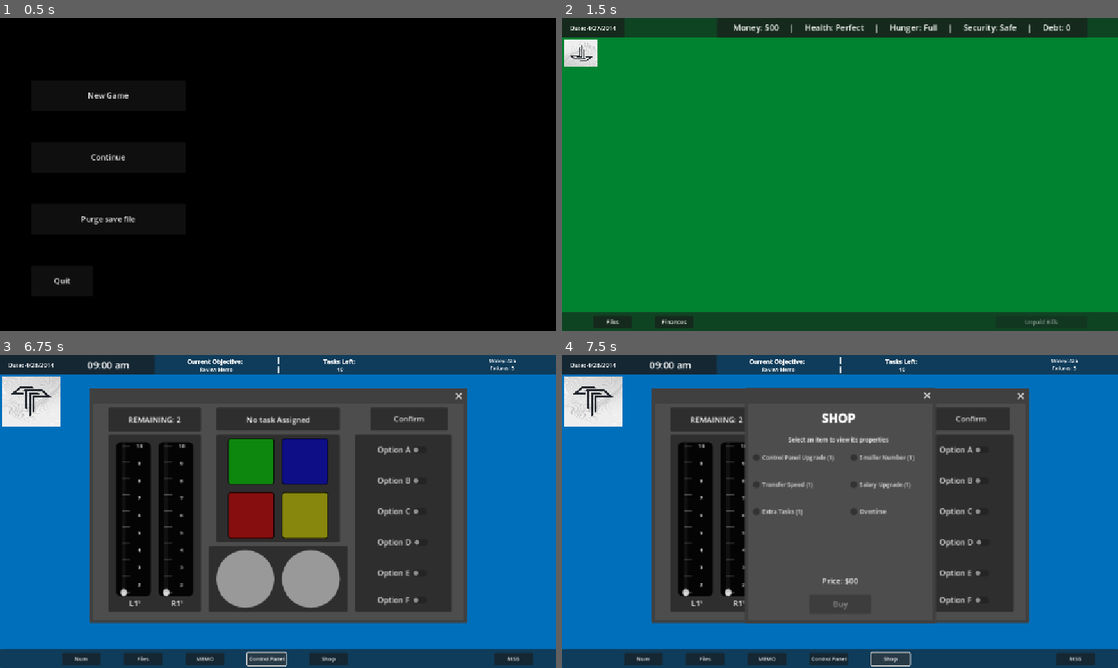
Above: before the commit, frames 1-4 (two rows, left to right).
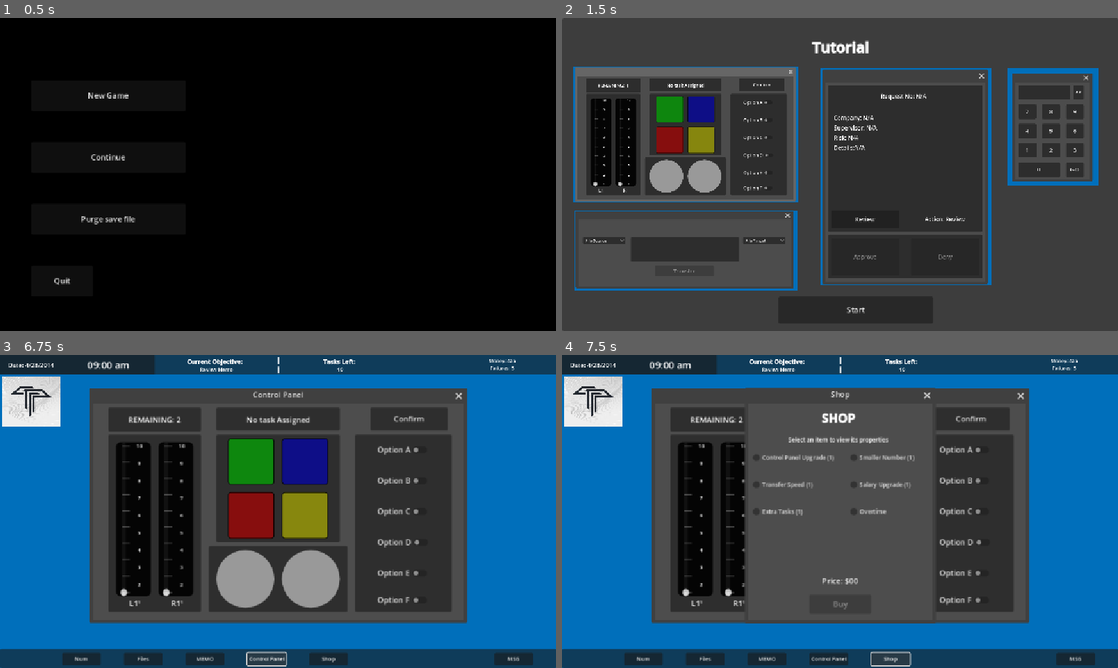
Above: after the commit, the same moments.

Repository: andrewpressman/Operation-OS
Game: Godot game, scene res://Menu/MainMenu.tscn
The game is run twice, just before and just after one commit, with the same random seed, the same clock (stepped at 60 frames per second) and the same inputs.
Inputs (mouse positions are in pixels of both pictures, inside the frame that each line leads up to):
- Up to frame 1 (0.5 s): no input
- Up to frame 2 (1.5 s): click "New Game" at 0.5 s; click "Accept" at 1.25 s
- Up to frame 3 (6.75 s): click (294, 646) at 2 s, where only the run after the commit has a clickable "Start"; click "Files" at 2.75 s; click "Finances" at 3.5 s; click "Rent: $100" at 4.25 s; click "Pay bills" at 5 s; click "Go to work" at 5.75 s; click "Control Panel" at 6.5 s
- Up to frame 4 (7.5 s): click "Shop" at 7.25 s

Frame 1 is identical in both runs. In frame 2, 100% of the frame differs, in the area x 0-100%, y 0-100%; in frame 3, less than 0.1%; in frame 4, less than 0.1%.

Commit message:
added Tutorial screen framework, labeled task windows

Diff:
--- a/Menu/NewGameIntro.gd
+++ b/Menu/NewGameIntro.gd
@@ -1,4 +1,12 @@
 extends Node2D
+
+func _ready() -> void:
+	$Intro.visible = true
+	$Tutorial.visible = false
 
 func Start():
 	get_tree().change_scene_to_file("res://Home/HomeDesktop.tscn")
+
+func Next():
+	$Intro.visible = false
+	$Tutorial.visible = true
--- a/Menu/NewGameStart.tscn
+++ b/Menu/NewGameStart.tscn
@@ -1,6 +1,10 @@
-[gd_scene load_steps=2 format=3 uid="uid://5uvsr8qib7ne"]
+[gd_scene load_steps=6 format=3 uid="uid://5uvsr8qib7ne"]
 
 [ext_resource type="Script" uid="uid://c4un8ujvgp6gy" path="res://Menu/NewGameIntro.gd" id="1_kujss"]
+[ext_resource type="Texture2D" uid="uid://bx4mpyssxcoj0" path="res://Assets/TutorialImages/ControlPanelImage.png" id="2_psjo8"]
+[ext_resource type="Texture2D" uid="uid://cuiopx0v12t32" path="res://Assets/TutorialImages/FileTransferImage.png" id="3_03yv1"]
+[ext_resource type="Texture2D" uid="uid://8n46ifm0wllw" path="res://Assets/TutorialImages/MemoImage.png" id="4_a7u7x"]
+[ext_resource type="Texture2D" uid="uid://cn8elqrfxqn06" path="res://Assets/TutorialImages/NumpadImage.png" id="5_mv7m5"]
 
 [node name="Node2D" type="Node2D"]
 script = ExtResource("1_kujss")
@@ -9,10 +13,22 @@
 [node name="ColorRect" type="ColorRect" parent="."]
 offset_right = 1152.0
 offset_bottom = 648.0
-color = Color(0.154876, 0.154876, 0.154876, 1)
+color = Color(0.446777, 0.446777, 0.446777, 1)
 metadata/_edit_lock_ = true
 
-[node name="RichTextLabel" type="RichTextLabel" parent="."]
+[node name="Intro" type="Panel" parent="."]
+visible = false
+offset_right = 1152.0
+offset_bottom = 648.0
+
+[node name="Button2" type="Button" parent="Intro"]
+offset_left = 448.0
+offset_top = 576.0
+offset_right = 768.0
+offset_bottom = 632.0
+text = "Accept"
+
+[node name="RichTextLabel" type="RichTextLabel" parent="Intro"]
 offset_right = 1152.0
 offset_bottom = 136.0
 theme_override_font_sizes/bold_font_size = 65
@@ -21,7 +37,7 @@
 horizontal_alignment = 1
 vertical_alignment = 1
 
-[node name="RichTextLabel2" type="RichTextLabel" parent="."]
+[node name="RichTextLabel2" type="RichTextLabel" parent="Intro"]
 offset_left = 64.0
 offset_top = 128.0
 offset_right = 1088.0
@@ -42,11 +58,48 @@
 
 Accept below to begin your journey."
 
-[node name="Button" type="Button" parent="."]
+[node name="Tutorial" type="Panel" parent="."]
+offset_right = 1152.0
+offset_bottom = 648.0
+
+[node name="Button" type="Button" parent="Tutorial"]
 offset_left = 448.0
 offset_top = 576.0
 offset_right = 768.0
 offset_bottom = 632.0
-text = "Accept"
+text = "Start"
 
-[connection signal="pressed" from="Button" to="." method="Start"]
+[node name="RichTextLabel" type="RichTextLabel" parent="Tutorial"]
+layout_mode = 0
+offset_left = 64.0
+offset_top = 24.0
+offset_right = 1088.0
+offset_bottom = 96.0
+theme_override_font_sizes/bold_font_size = 30
+bbcode_enabled = true
+text = "[b]Tutorial"
+horizontal_alignment = 1
+vertical_alignment = 1
+
+[node name="Sprite2D" type="Sprite2D" parent="Tutorial"]
+position = Vector2(256, 240)
+scale = Vector2(0.286132, 0.278846)
+texture = ExtResource("2_psjo8")
+
+[node name="Sprite2D2" type="Sprite2D" parent="Tutorial"]
+position = Vector2(256, 480)
+scale = Vector2(0.338816, 0.276622)
+texture = ExtResource("3_03yv1")
+
+[node name="Sprite2D3" type="Sprite2D" parent="Tutorial"]
+position = Vector2(712, 328)
+scale = Vector2(0.362706, 0.395419)
+texture = ExtResource("4_a7u7x")
+
+[node name="Sprite2D4" type="Sprite2D" parent="Tutorial"]
+position = Vector2(1016, 224)
+scale = Vector2(0.378437, 0.30686)
+texture = ExtResource("5_mv7m5")
+
+[connection signal="pressed" from="Intro/Button2" to="." method="Next"]
+[connection signal="pressed" from="Tutorial/Button" to="." method="Start"]
--- a/Tasks/Buttons.tscn
+++ b/Tasks/Buttons.tscn
@@ -108,6 +108,7 @@
 corner_radius_bottom_left = 60
 
 [node name="Window" type="Window"]
+title = "Control Panel"
 initial_position = 1
 size = Vector2i(768, 448)
 unresizable = true
--- a/Tasks/FileManager.tscn
+++ b/Tasks/FileManager.tscn
@@ -3,6 +3,7 @@
 [ext_resource type="Script" uid="uid://ctwub6ej1nynm" path="res://Tasks/FileManager.gd" id="1_oo73u"]
 
 [node name="Panel" type="Window"]
+title = "File Transfer Manager"
 initial_position = 1
 size = Vector2i(638, 244)
 script = ExtResource("1_oo73u")
--- a/Tasks/Memo.tscn
+++ b/Tasks/Memo.tscn
@@ -3,6 +3,7 @@
 [ext_resource type="Script" uid="uid://c7qhlnl0gidp7" path="res://Tasks/MemoReview.gd" id="1_0nkbs"]
 
 [node name="Requests" type="Window"]
+title = "Memo Review"
 initial_position = 2
 size = Vector2i(448, 512)
 script = ExtResource("1_0nkbs")
--- a/Tasks/Numpad.tscn
+++ b/Tasks/Numpad.tscn
@@ -3,6 +3,7 @@
 [ext_resource type="Script" uid="uid://dwwul1673fc4e" path="res://Tasks/Numpad.gd" id="1_kf71x"]
 
 [node name="Window" type="Window"]
+title = "Number pad"
 initial_position = 2
 size = Vector2i(200, 320)
 unresizable = true
--- a/Work/Shop.tscn
+++ b/Work/Shop.tscn
@@ -4,6 +4,7 @@
 [ext_resource type="ButtonGroup" uid="uid://4lojvif78jd" path="res://Work/ShopButtons.tres" id="2_ctu5i"]
 
 [node name="Shop" type="Window"]
+title = "Shop"
 initial_position = 1
 size = Vector2i(380, 450)
 script = ExtResource("1_0iwdr")
Binary file added: Assets/TutorialImages/ControlPanelImage.png
Not shown, added: Assets/TutorialImages/ControlPanelImage.png.import
Binary file added: Assets/TutorialImages/FileTransferImage.png
Not shown, added: Assets/TutorialImages/FileTransferImage.png.import
Binary file added: Assets/TutorialImages/MemoImage.png
Not shown, added: Assets/TutorialImages/MemoImage.png.import
Binary file added: Assets/TutorialImages/NumpadImage.png
Not shown, added: Assets/TutorialImages/NumpadImage.png.import
